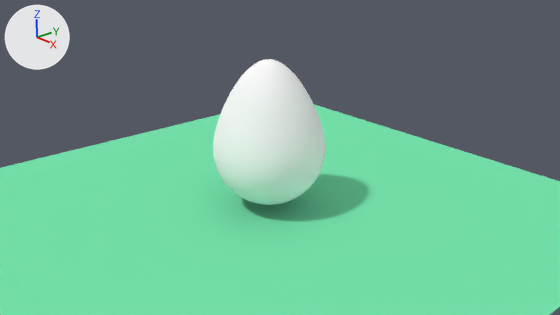
Before and after pictures for a commit that changed the Blender file Assets/Chapter01/egg.blend.
The view is the same before and after, from the file's camera 'Camera'. Lighting does not change. The marker at upper left points along +X, +Y and +Z.
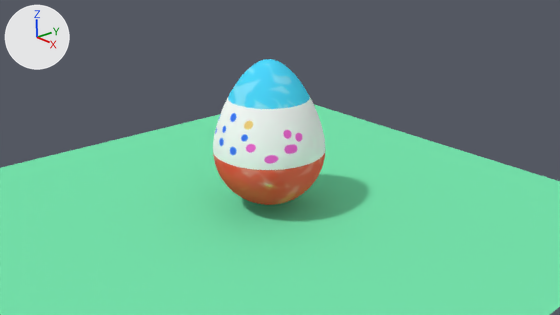
Location of each change, [x1, y1, x2, y2] in pixels of the pictures (560 x 315 px):
'Sphere', surface changed: [213, 59, 325, 205] in both

The edits, one by one:
Picture 'EggUv' (img_egguv) is new.
In material 'Egg' (mat_egg), base_color is no longer (1.0, 1.0, 1.0), white #ffffff.
In material 'Egg' (mat_egg), texture is now set to img_egguv.
